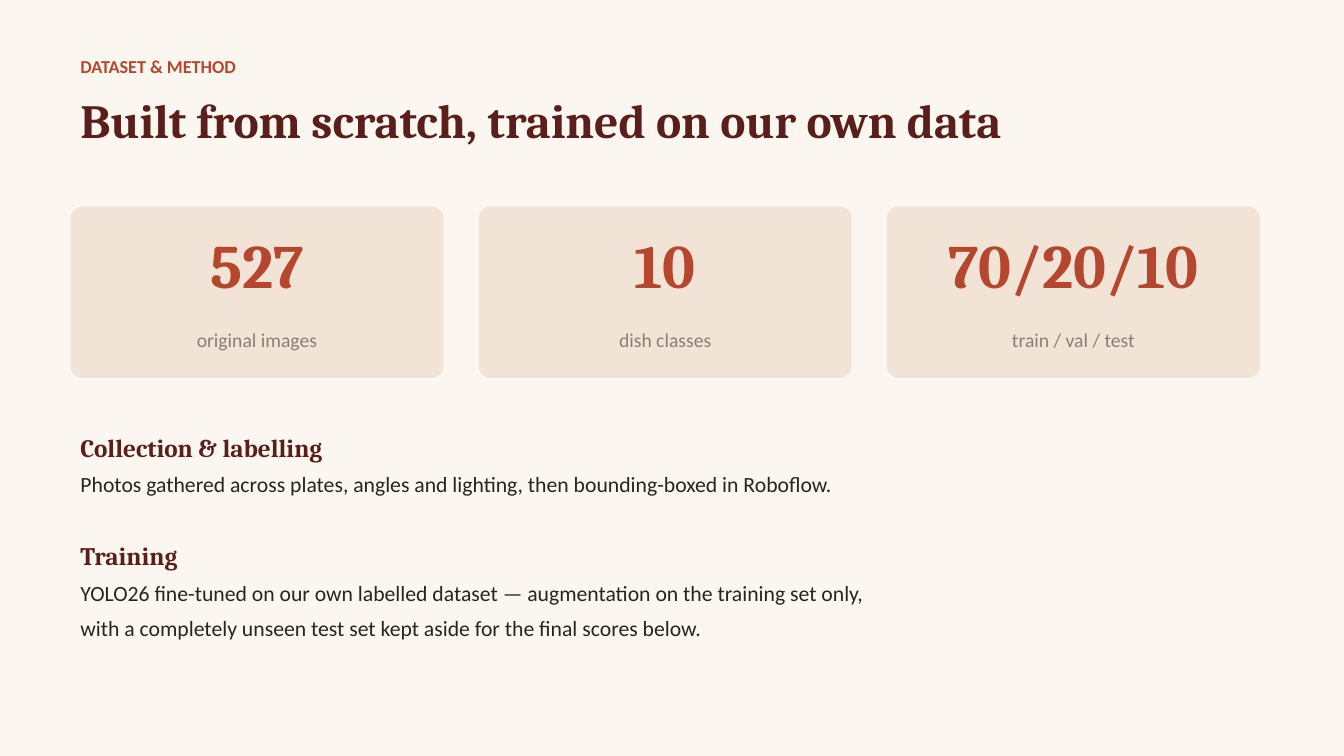
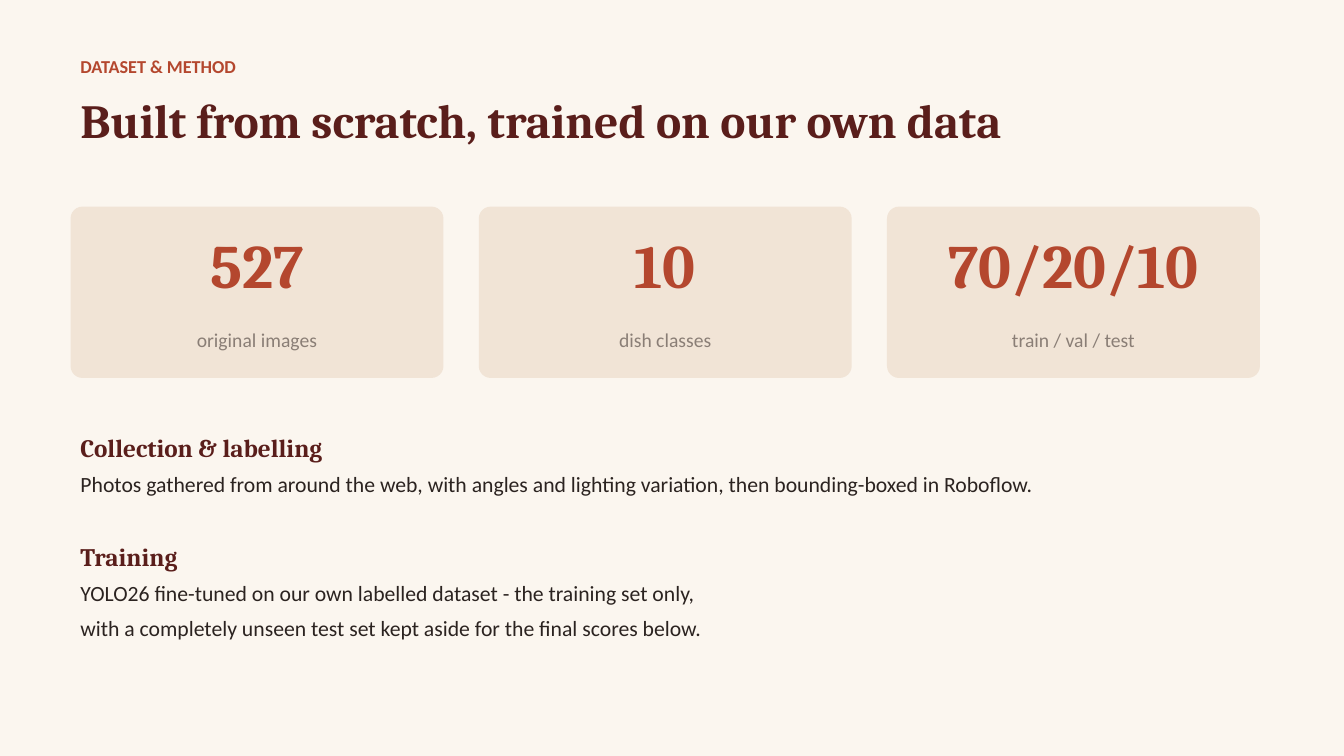
Before and after one commit to hymoo2002/Bahrain-Food-Detector, a slide deck: slide 3 of Bahraini_Food_Detector_Results.pptx. Drawn at 1344x756 pixels with LibreOffice and Linux fonts; fonts in the diff are those of the drawing. Boxes give left, top, right and bottom in pixels: in the first picture for what was removed or moved away, otherwise in the second. Text is boxed around its words. In the diff, an @@ line names an element or a change of style, - is before the commit and + after.

Commit message:
pp

```diff
--- a/Bahraini_Food_Detector_Results.pptx
+++ b/Bahraini_Food_Detector_Results.pptx
@@ text at (x1=80, y1=477, x2=1032, y2=496): text changed @@
-Photos gathered across plates, angles and lighting, then bounding-boxed in Roboflow.
+Photos gathered from around the web, with angles and lighting variation, then bounding-boxed in Roboflow.
@@ text at (x1=80, y1=586, x2=693, y2=605): text changed @@
-YOLO26 fine-tuned on our own labelled dataset — augmentation on the training set only,
+YOLO26 fine-tuned on our own labelled dataset - the training set only,
```
Also in this commit, not shown: 2 other slides changed, 2 slides removed.
